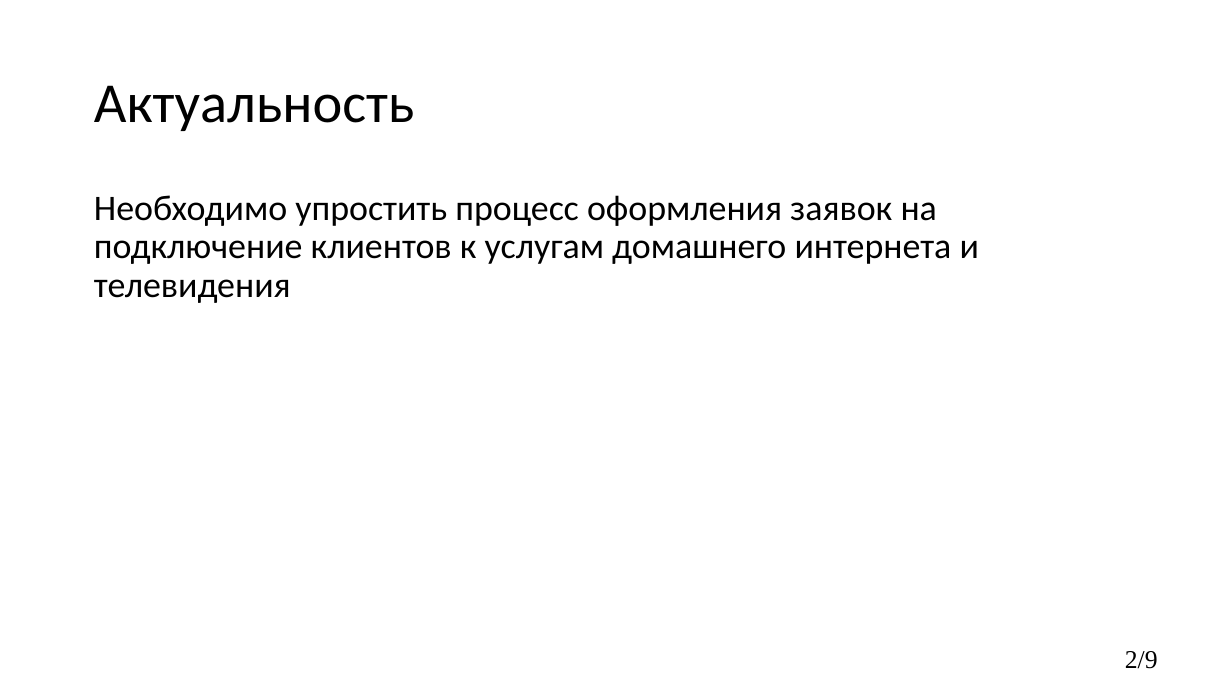
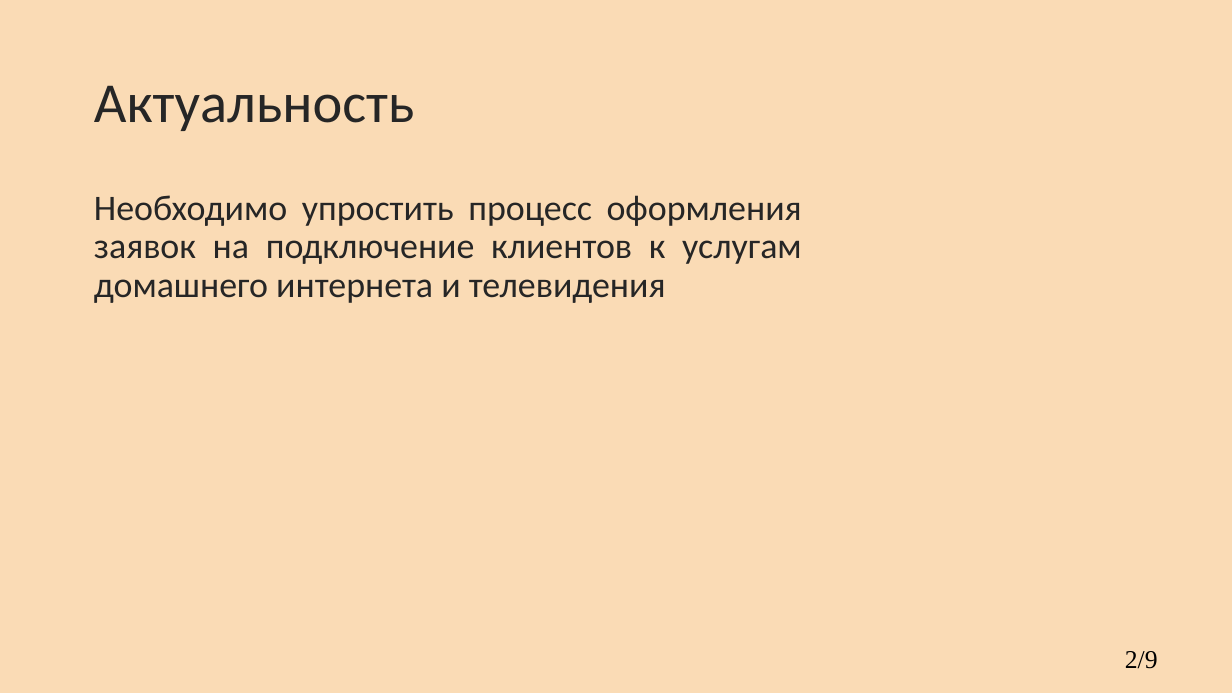
Before and after one commit to kkerra/CourseProject, a slide deck: slide 2 of кп.pptx. Drawn at 1232x693 pixels with LibreOffice and Linux fonts; fonts in the diff are those of the drawing; background and template pictures are left out. Boxes give left, top, right and bottom in pixels: in the first picture for what was removed or moved away, otherwise in the second. Text is boxed around its words. In the diff, an @@ line names an element or a change of style, - is before the commit and + after.

```diff
--- a/кп.pptx
+++ b/кп.pptx
@@ background #FFFFFF to #FADBB5 @@
@@ title "Актуальность" at (94,85,415,131): text colour #000000 to #262626 @@
@@ text "Необходимо упростить процесс оформления заявок ..." at (94,195,802,303): text colour #000000 to #262626; alignment left to justified @@
```
Also in this commit, not shown: 9 other slides changed, 2 other files.
